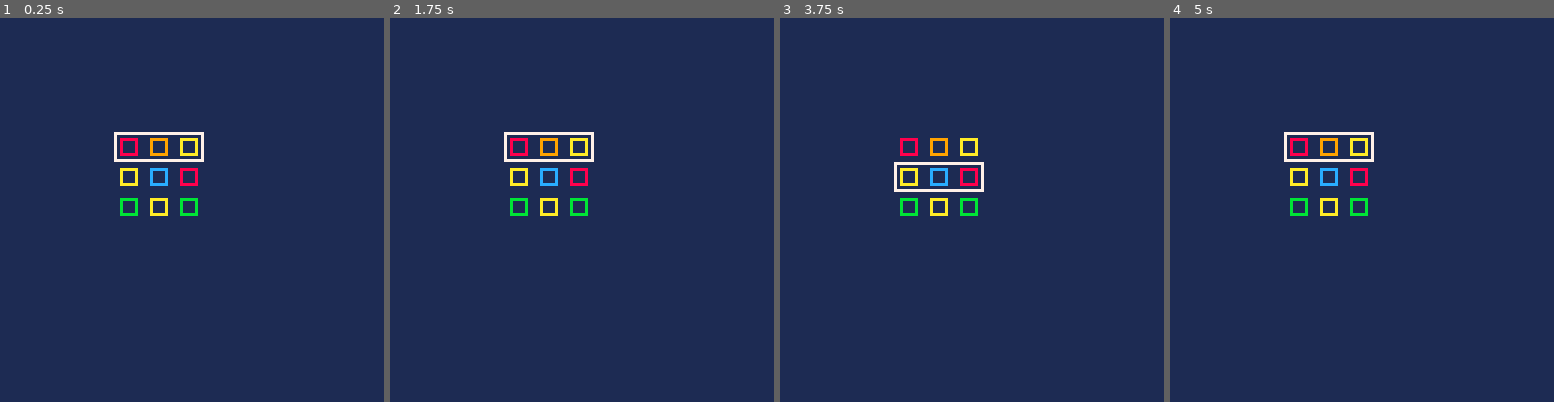
Above: before the commit, frames 1-4 (left to right).
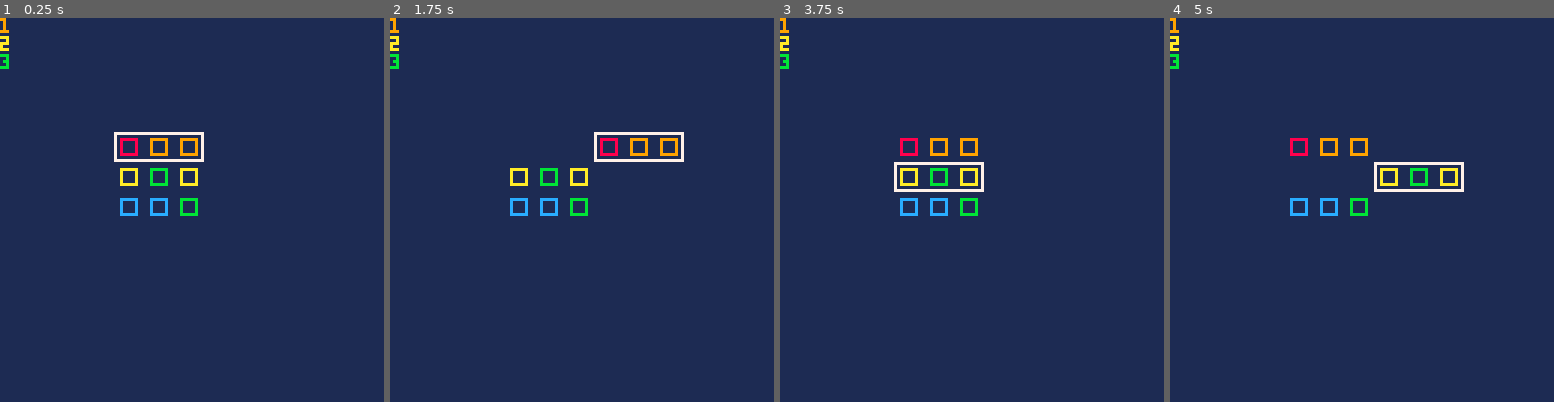
Above: after the commit, the same moments.

Repository: Gecko05/GaussAlchemy
Game: PICO-8 cartridge gauss.p8
Same seed, same stepped clock (60 frames per second), same inputs: the game is played once before the commit and once after it.
Inputs:
- Up to frame 1 (0.25 s): no input
- Up to frame 2 (1.75 s): hold Right from 1.6 s (still down)
- Up to frame 3 (3.75 s): release Right at 2.1 s; hold Up 2.15-2.42 s; hold Right 2.47-3.03 s; hold Left 3.08-3.58 s; hold Down from 3.63 s (still down)
- Up to frame 4 (5 s): release Down at 3.97 s; hold Right 4.02-4.68 s; hold Up from 4.73 s (still down)

The runs differ from the first frame. In frame 1, 0.8% of the frame differs, in the area x 0-52%, y 0-52%; in frame 2, 2.3%, in the area x 0-77%, y 0-52%; in frame 3, 0.8%; in frame 4, 2.2%.

Commit message:
Add files via upload

Diff:
--- a/gauss.lua
+++ b/gauss.lua
@@ -1,39 +1,43 @@
 -- gauss alchemy
 -- puzzle game inspired by gauss jordan
 
-local matrix = {-2,-1,0,
-                0,2,-2,
-                1,0,1}
-
 local sx0 = 40
 local sy0 = 40
+local tx0 = 3*10
 local wh = 5
 
-local selRow = 0
-
+local matrix = {}
+local debug = 1
+local dbMatrix = {{-2, -1, -1},{0, 1, 0},{2, 2, 1}}
+local nRows = 3
+local initialState = 1
+local Sel = {n = 0, state = initialState}
 ---------------------------- R O W S -------------------------
-Row = {n, out, nGem, gems}
-
-function Row:new (o, n, nGem, gems)
-    o = o or {}
-    setmetatable(o, self)
+Row = {n = 0, gems = 0, state = 0}
+-- n - num of row
+-- gems - table with gems
+-- state : 0 duplicate, 1 in matrix, 2 transmutation
+function Row:new (n, gems, state)
     self.__index = self
-    self.n = n
-    self.out = 0
-    self.nGem = nGem
-    self.gems = gems
-    return o
+    o = {}
+    o.n = n
+    o.gems = gems
+    o.state = state
+    return setmetatable(o, self)
 end
 
-
----------------------------- D R A W -------------------------
-function drawChems()
-    for i=0,#matrix-1 do
-        local dx = (i%3) * 10
-        local dy = flr(i/3) * 10
+function Row:draw()
+    for i = 0, nRows-1 do
+        local dx = (i %3) * 10
+        if self.state == 2 then
+            dx = dx + tx0
+        elseif self.state == 0 then
+            dx = dx - tx0
+        end
+        local dy = (self.n - 1) * 10
         local x0 = sx0 + dx
         local y0 = sy0 + dy
-        rect(x0, y0, x0 + wh, y0 + wh, matrix[i+1]+10)
+        rect(x0, y0, x0+wh, y0+wh, self.gems[i+1]+10)
     end
 end
 
@@ -41,34 +45,58 @@
     local w = 29
     local h = 9
     local margin = 2
-    y0 = (selRow*(h + 1)) + sy0 - margin
-    x0 = sx0 - margin
+    local y0 = (Sel.n*(h + 1)) + sy0 - margin
+    local x0 = sx0 - margin
+    if Sel.state == 0 then
+        x0 = x0 - tx0
+    elseif Sel.state == 2 then
+        x0 = x0 + tx0
+    end
     rect(x0, y0, x0 + w, y0 + h, 7)
 end
-
-function wait(a)
- for i = 0, a do
-  flip()
- end
+---------------------------- D R A W -------------------------
+function drawMatrix()
+    for i = 1, nRows do
+        matrix[i]:draw()
+        print(matrix[i].n)
+    end
 end
 
 function _draw()
  cls(1)
- drawChems()
+ drawMatrix()
  drawSel()
 end
-
+---------------------------- I N I T ------------------------
 function _init()
-
+    for i = 1, nRows do
+        if debug == 1 then
+        local newRow = Row:new(i, dbMatrix[i], initialState)
+        add(matrix, newRow)
+        end
+    end
+end
+---------------------------- U P D A T E --------------------
+-- d - 1 to the right
+-- d - 0 to the left
+function moveRow(d)
+    local r = matrix[Sel.n+1]
+    if d == 1 and r.state < 2 then
+        r.state = r.state + 1
+    elseif d == 0 and r.state > 0 then
+        r.state = r.state - 1
+    end
+    Sel.state = r.state
 end
 
 function _update()
- if btnp(3) and selRow < 2 then
-  selRow = selRow + 1
- elseif btnp(2) and selRow > 0 then
-  selRow = selRow - 1
+ if btnp(3) and Sel.n < 2 and Sel.state == 1 then
+  Sel.n = Sel.n + 1
+ elseif btnp(2) and Sel.n > 0 and Sel.state == 1 then
+  Sel.n = Sel.n - 1
+ elseif btnp(1) then
+  moveRow(1)
  elseif btnp(0) then
-
+  moveRow(0)
  end
-
 end
--- a/gauss.p8
+++ b/gauss.p8
@@ -4,23 +4,43 @@
 -- gauss alchemy
 -- puzzle game inspired by gauss jordan
 
-local matrix = {-2,-1,0,
-                0,2,-2,
-                1,0,1}
-
 local sx0 = 40
 local sy0 = 40
+local tx0 = 3*10
 local wh = 5
 
-local selrow = 0
+local matrix = {}
+local debug = 1
+local dbmatrix = {{-2, -1, -1},{0, 1, 0},{2, 2, 1}}
+local nrows = 3
+local initialstate = 1
+local sel = {n = 0, state = initialstate}
+---------------------------- r o w s -------------------------
+row = {n = 0, gems = 0, state = 0}
+-- n - num of row
+-- gems - table with gems
+-- state : 0 duplicate, 1 in matrix, 2 transmutation
+function row:new (n, gems, state)
+    self.__index = self
+    o = {}
+    o.n = n
+    o.gems = gems
+    o.state = state
+    return setmetatable(o, self)
+end
 
-function drawchems()
-    for i=0,#matrix-1 do
-        local dx = (i%3) * 10
-        local dy = flr(i/3) * 10
+function row:draw()
+    for i = 0, nrows-1 do
+        local dx = (i %3) * 10
+        if self.state == 2 then
+            dx = dx + tx0
+        elseif self.state == 0 then
+            dx = dx - tx0
+        end
+        local dy = (self.n - 1) * 10
         local x0 = sx0 + dx
         local y0 = sy0 + dy
-        rect(x0, y0, x0 + wh, y0 + wh, matrix[i+1]+10)
+        rect(x0, y0, x0+wh, y0+wh, self.gems[i+1]+10)
     end
 end
 
@@ -28,34 +48,60 @@
     local w = 29
     local h = 9
     local margin = 2
-    y0 = (selrow*(h + 1)) + sy0 - margin
-    x0 = sx0 - margin
+    local y0 = (sel.n*(h + 1)) + sy0 - margin
+    local x0 = sx0 - margin
+    if sel.state == 0 then
+        x0 = x0 - tx0
+    elseif sel.state == 2 then
+        x0 = x0 + tx0
+    end
     rect(x0, y0, x0 + w, y0 + h, 7)
 end
-
-function wait(a)
- for i = 0, a do
-  flip()
- end
+---------------------------- d r a w -------------------------
+function drawmatrix()
+    for i = 1, nrows do
+        matrix[i]:draw()
+        print(matrix[i].n)
+    end
 end
 
 function _draw()
  cls(1)
- drawchems()
+ drawmatrix()
  drawsel()
 end
-
+---------------------------- i n i t ------------------------
 function _init()
-
+    for i = 1, nrows do
+        if debug == 1 then
+        local newrow = row:new(i, dbmatrix[i], initialstate)
+        add(matrix, newrow)
+        end
+    end
+end
+---------------------------- u p d a t e --------------------
+-- d - 1 to the right
+-- d - 0 to the left
+function moverow(d)
+    local r = matrix[sel.n+1]
+    if d == 1 and r.state < 2 then
+        r.state = r.state + 1
+    elseif d == 0 and r.state > 0 then
+        r.state = r.state - 1
+    end
+    sel.state = r.state
 end
 
 function _update()
- if btnp(3) and selrow < 2 then
-  selrow = selrow + 1
- elseif btnp(2) and selrow > 0 then
-  selrow = selrow - 1
+ if btnp(3) and sel.n < 2 and sel.state == 1 then
+  sel.n = sel.n + 1
+ elseif btnp(2) and sel.n > 0 and sel.state == 1 then
+  sel.n = sel.n - 1
+ elseif btnp(1) then
+  moverow(1)
+ elseif btnp(0) then
+  moverow(0)
  end
-
 end
 __gfx__
 00000000000000000000000000000000000000000000000000000000000000000000000000000000000000000000000000000000000000000000000000000000
